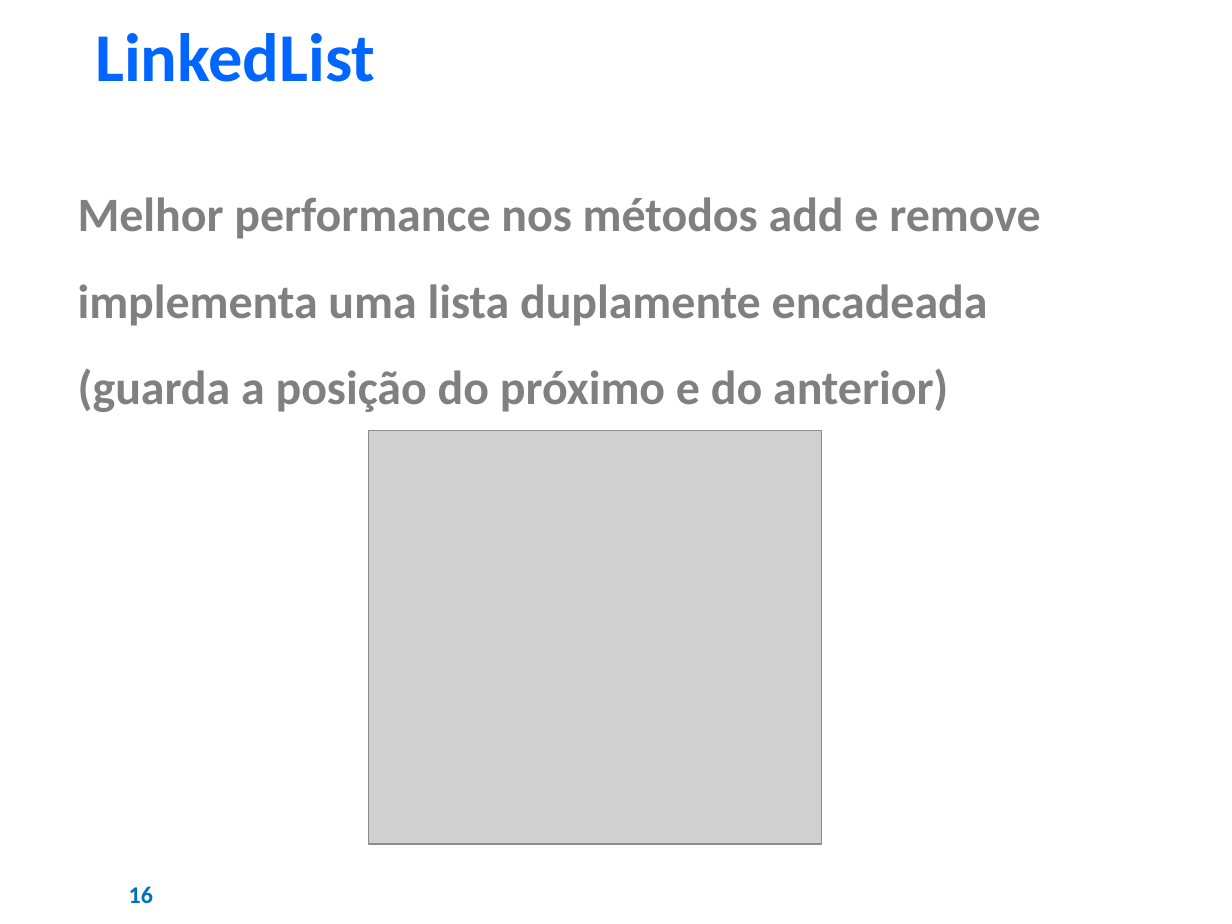
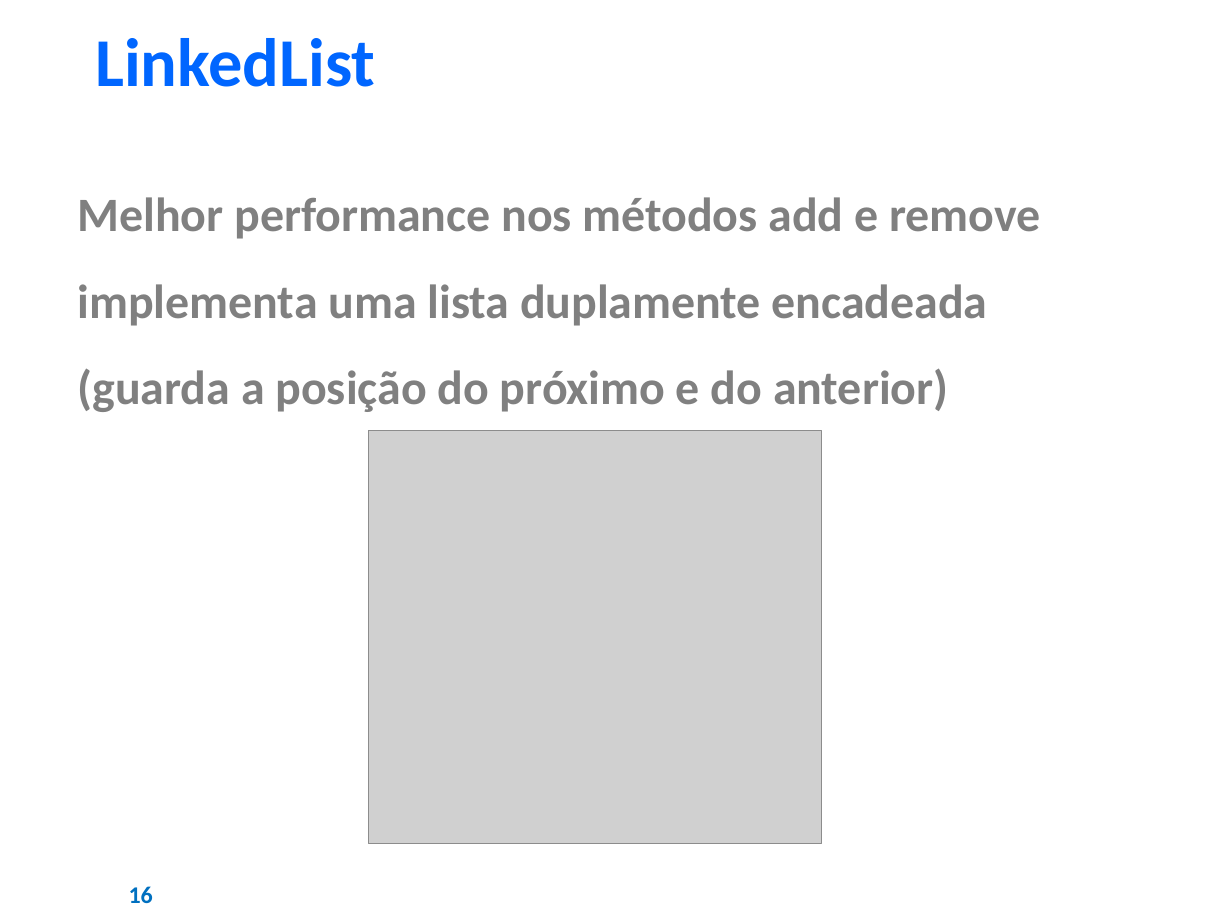
Before and after one commit to AJKFreitas/collections-learning, a slide deck: slide 16 of Estudos - Collections Framework.pptx. Drawn at 1232x924 pixels with LibreOffice and Linux fonts; fonts in the diff are those of the drawing; grey boxes stand for pictures; background and template pictures are left out. Boxes give left, top, right and bottom in pixels: in the first picture for what was removed or moved away, otherwise in the second. Text is boxed around its words. In the diff, an @@ line names an element or a change of style, - is before the commit and + after.

```diff
--- a/Estudos - Collections Framework.pptx
+++ b/Estudos - Collections Framework.pptx
@@ text "LinkedList": place and size @@
-text "LinkedList" at bbox=[95, 33, 375, 82]
+text "LinkedList" at bbox=[95, 38, 375, 87]
```
Also in this commit, not shown: 40 other slides changed, 1 slide added, 10 other files.
